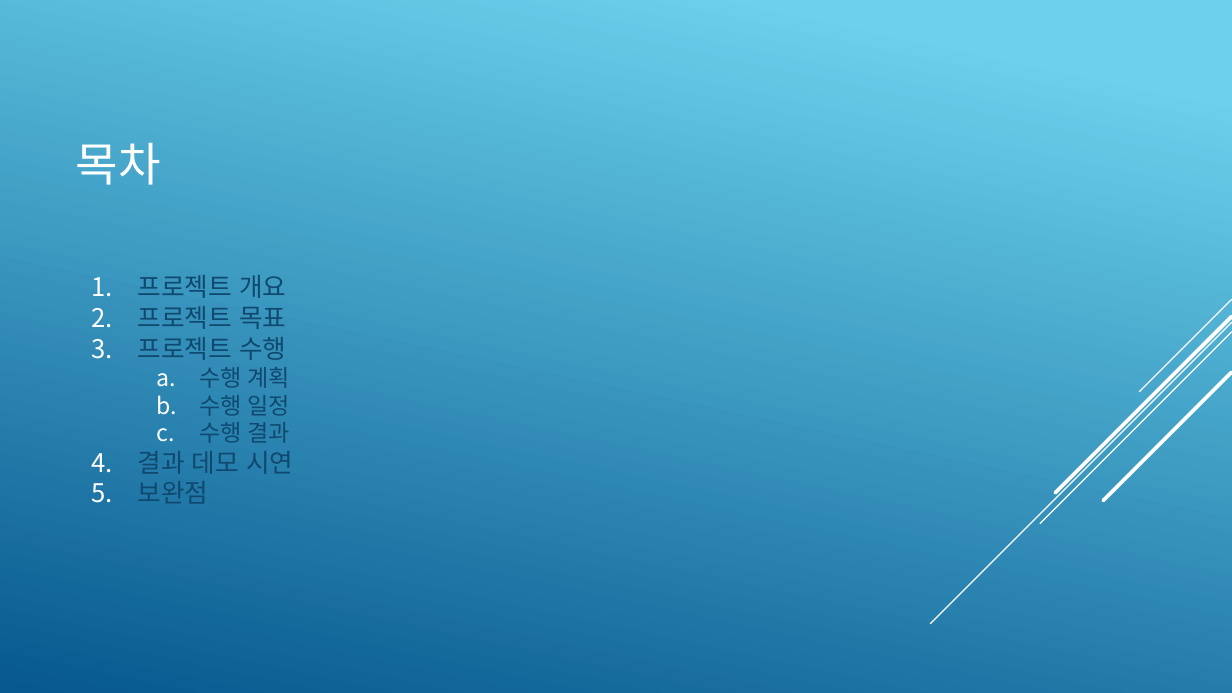
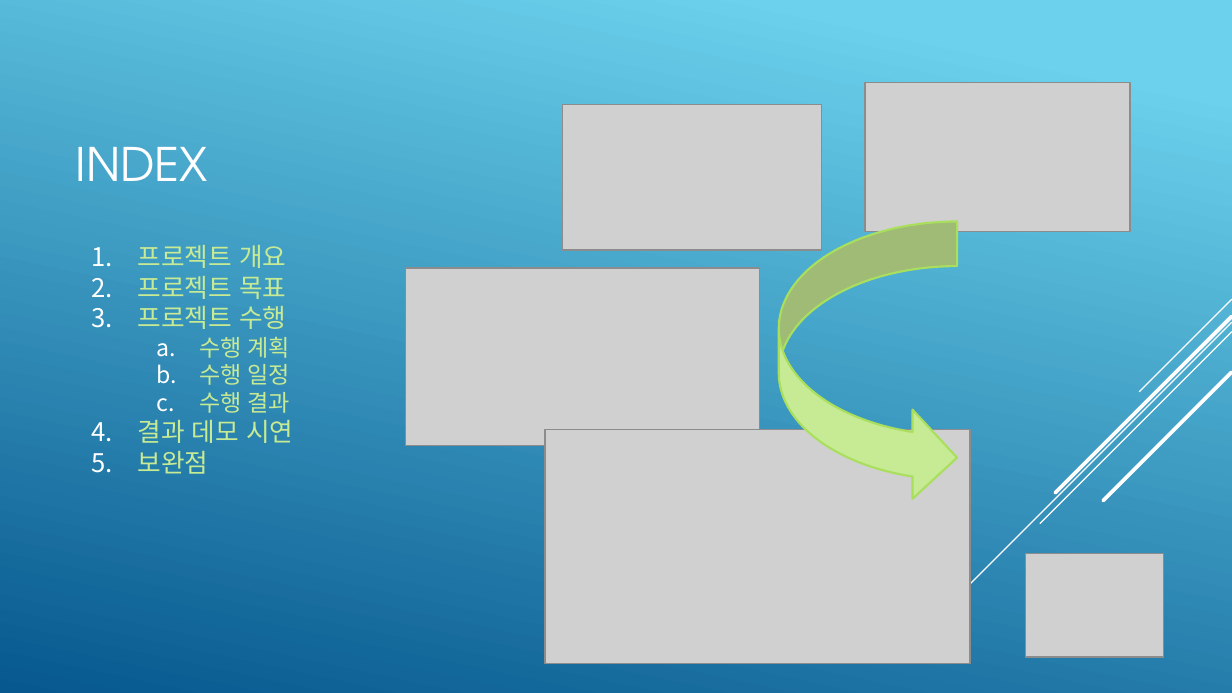
Before and after one commit to KimJeongHoon190/First_Project, a slide deck: slide 2 of 제출자료/최종 발표 프레젠테이션(김정훈).pptx. Drawn at 1232x693 pixels with LibreOffice and Linux fonts; fonts in the diff are those of the drawing; grey boxes stand for pictures. Boxes give left, top, right and bottom in pixels: in the first picture for what was removed or moved away, otherwise in the second. Text is boxed around its words. In the diff, an @@ line names an element or a change of style, - is before the commit and + after.

```diff
--- a/제출자료/최종 발표 프레젠테이션(김정훈).pptx
+++ b/제출자료/최종 발표 프레젠테이션(김정훈).pptx
@@ picture added at [865,83,1130,232] @@
@@ picture added at [563,105,822,250] @@
@@ title at [76,147,208,181]: text changed @@
-목차
+INDEX
@@ text "프로젝트 개요": place and size @@
-text "프로젝트 개요" at [138,275,293,503]
+text "프로젝트 개요" at [138,245,293,474]
@@ text "프로젝트 개요" at [138,245,293,474]: text colour #0F496F to #C7EA94 @@
@@ curved right arrow added at [779,222,957,503], fill #C7EA94, outline #AADF5E 1.25 pt @@
@@ picture added at [405,269,760,446] @@
@@ picture added at [545,429,970,663] @@
@@ picture added at [1026,553,1164,657] @@
```
Also in this commit, not shown: 7 slides added, 4 slides removed, 2 other files.
